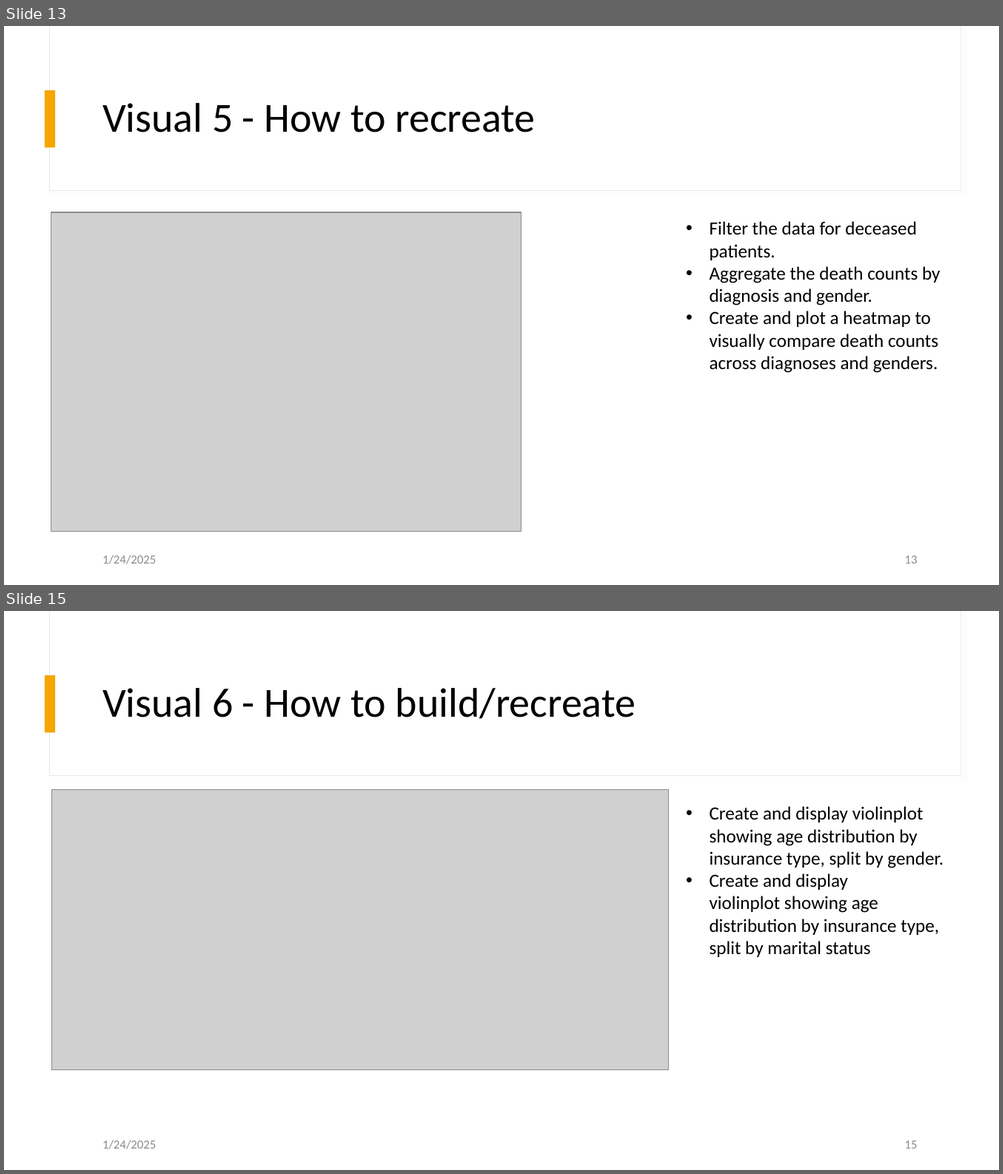
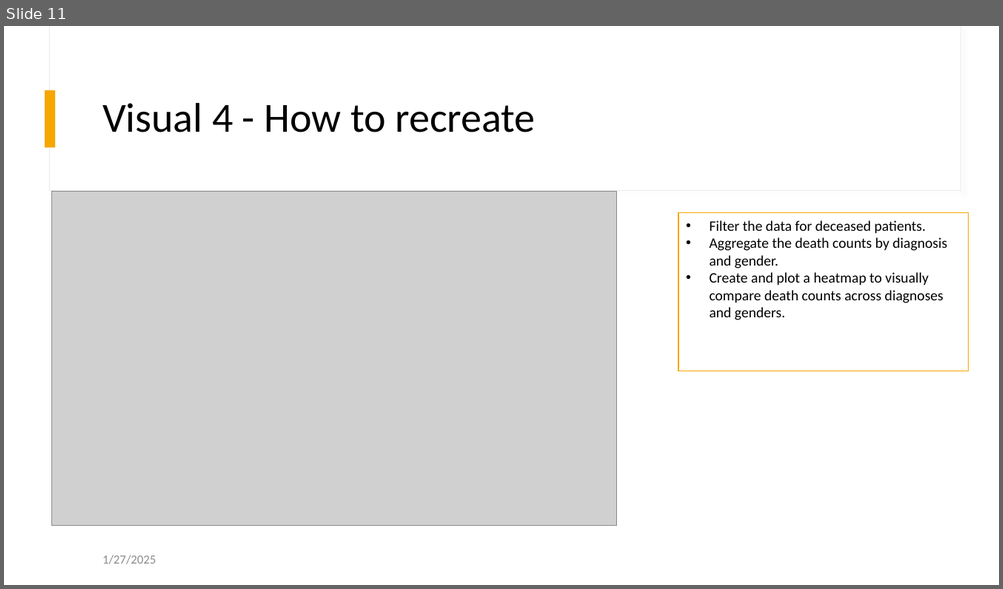
Before and after one commit to AnkitaSavaliya/AIH, a slide deck: MIMIC Visualization.pptx. Shown one above the other, each under a label of ours: slides 13 and 15 before the commit, slide 11 after it; the slides between them are not shown. The pictures are 1003x1174 and 1003x589 pixels, drawn with LibreOffice and Linux fonts; fonts in the diff are those of the drawing; grey boxes stand for pictures. Boxes give left, top, right and bottom in pixels: in the first picture for what was removed or moved away, otherwise in the second. Text is boxed around its words. In the diff, an @@ line names an element or a change of style, - is before the commit and + after.

```diff
--- a/MIMIC Visualization.pptx
+++ b/MIMIC Visualization.pptx
@@ slide 15 removed at [4, 611, 999, 1170], background #FFFFFF; not listed: 3 template elements that a slide beside it also shows @@
@@ title removed at [102, 688, 635, 719] @@
-Visual 6 - How to build/recreate
@@ picture removed at [52, 789, 669, 1070] @@
@@ text removed at [709, 806, 943, 957] @@
-• Create and display violinplot showing age distribution by insurance type, split by gender.
-• Create and display violinplot showing age distribution by insurance type, split by marital status
@@ text removed at [102, 1140, 156, 1150] @@
-1/24/2025
@@ page number removed at [905, 1141, 917, 1149] @@
-15
@@ what was slide 13 is now slide 11 @@
@@ slide 11 changed as well @@
@@ title at [102, 103, 535, 133]: text changed @@
-Visual 5 - How to recreate
+Visual 4 - How to recreate
@@ picture: place and size @@
-picture at [51, 212, 521, 532]
+picture at [52, 191, 617, 526]
@@ rectangle "Filter the data for deceased ...": place and size @@
-rectangle "Filter the data for deceased ..." at [709, 221, 939, 373]
+rectangle "Filter the data for deceased ..." at [678, 213, 968, 372]
@@ rectangle "Filter the data for deceased ..." at [678, 213, 968, 372]: size 18 to 14 pt; fill none to #FFFFFF; outline none to #F5A700 1 pt @@
@@ text at [102, 555, 156, 565]: text changed @@
-1/24/2025
+1/27/2025
@@ page number removed at [905, 556, 917, 564] @@
-13
```
Also in this commit, not shown: 10 other slides changed, 1 slide added, 2 other slides removed, 1 other file.
